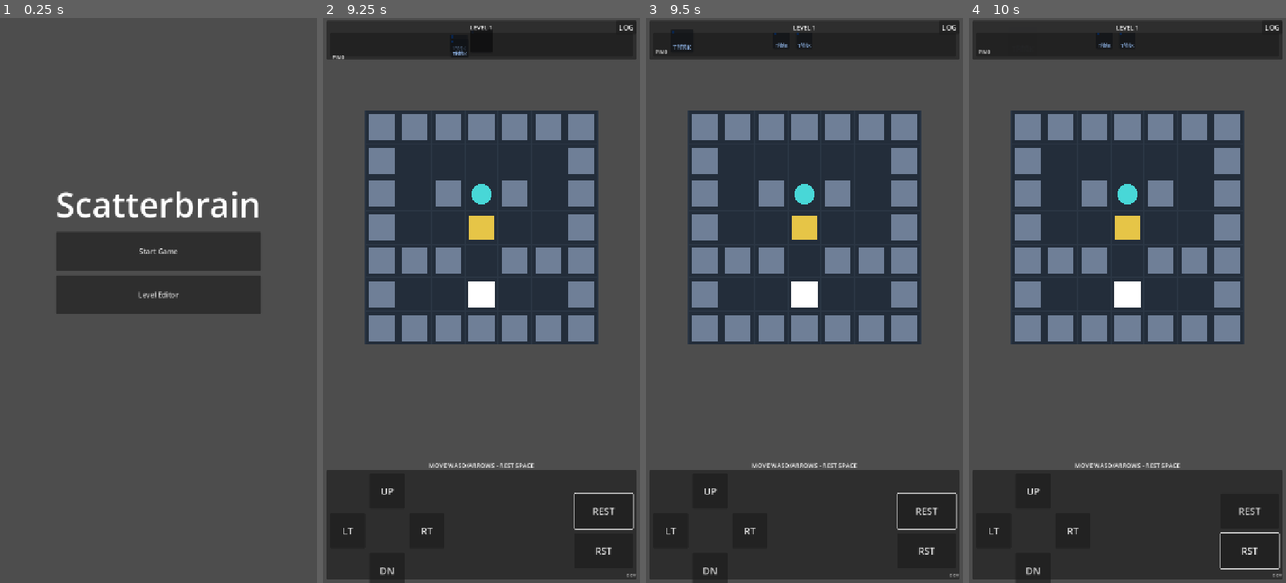
Above: before the commit, frames 1-4 (left to right).
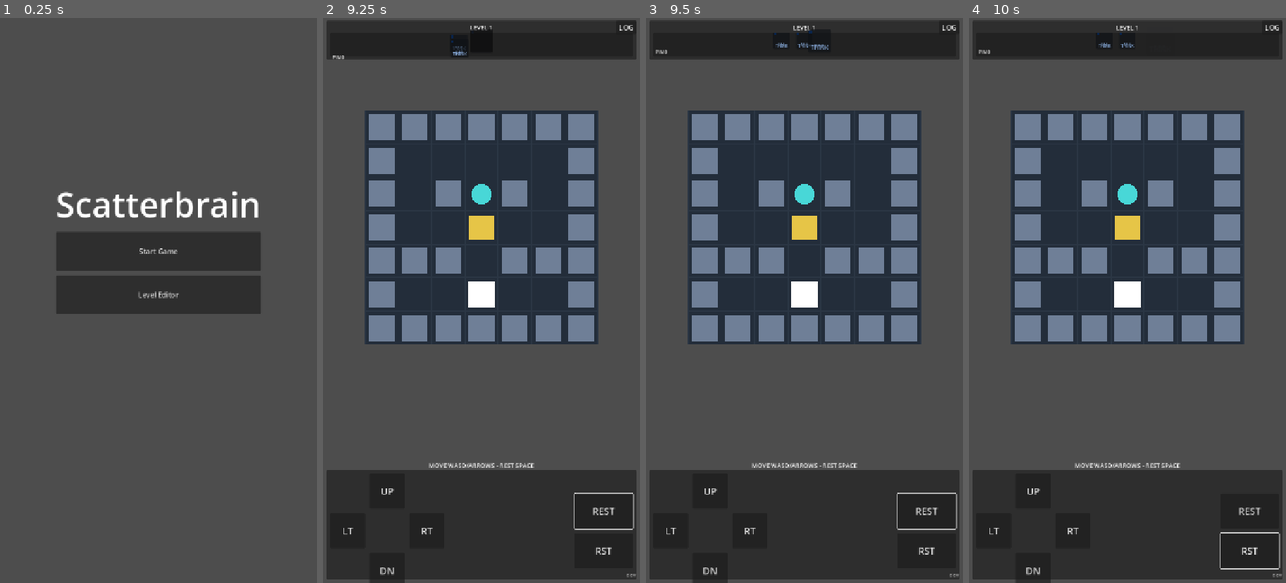
Above: after the commit, the same moments.

Repository: hszqf/Scatterbrain
Game: Godot game, scene res://scenes/app/App.tscn
Same seed, same stepped clock (60 frames per second), same inputs: the game is played once before the commit and once after it.
Inputs (mouse positions are in pixels of both pictures, inside the frame that each line leads up to):
- Up to frame 1 (0.25 s): no input
- Up to frame 2 (9.25 s): click "Start Game" at 0.5 s; click "UP" at 1.25 s; click "LT" at 2 s; click "RT" at 2.75 s; click "DN" at 3.5 s; click "REST" at 4.25 s; click "RST" at 5 s; click "LOG" at 5.75 s; tap Enter at 6.5 s; move the mouse to (465, 413) at 6.52 s; hold Up (move_up) 6.53-7.25 s; tap Space (empty_change) at 6.6, 8.1 s; click (465, 413) at 6.67 s; tap R (restart_level) at 7.25, 8.75 s; drag from (576, 385) to (465, 413) at 7.27 s; move the mouse to (386, 215) at 8.02 s; hold Left (move_left) 8.03-8.75 s; drag from (497, 300) to (386, 215) at 8.77 s
- Up to frame 3 (9.5 s): no input
- Up to frame 4 (10 s): move the mouse to (1079, 159) at 9.52 s; hold Down (move_down) from 9.53 s (still down); tap Space (empty_change) at 9.6 s

Frames 1-2 are identical in both runs. In frame 3, 0.1% of the frame differs, in the area x 8-58%, y 2-6%; in frame 4, less than 0.1%.

Commit message:
fix(memory_queue_view): stabilize before-state queue geometry reads
原始需求（中文）：\nScatterbrain：现在‘进入空记忆格’方向有所改善，但‘挤出’仍然明显不对。问题已经定位：incoming 使用的是布局稳定后的右侧队列坐标，而 old-memory overlay 的 capture/shift/evict 仍然在使用 render_queue 后尚未稳定的旧坐标，所以新记忆和旧记忆不在同一套空间里。\n\n本次改动：\n- 在 play_queue_transition/play_queue_update 的 render_queue(before) 后先 await process_frame，再 capture stable anchors。\n- before-state 几何读取统一放到稳定点之后。\n- _animate_push_right_then_evict 不再主动触发稳定捕获，只消费稳定锚点/预存几何。\n- 增加 queue_layout_stabilized、stable_slot0_before、stable_slot0_after 诊断日志。

Diff:
--- a/scripts/game/memory_queue_view.gd
+++ b/scripts/game/memory_queue_view.gd
@@ -71,6 +71,10 @@
 	_last_animation_plan_lines = []
 	_clear_geometry_points_buffer()
 	render_queue(previous_entries, capacity, obsession_capacity)
+	await get_tree().process_frame
+	_capture_stable_queue_anchors()
+	_append_geo_raw_line("queue_transition", "queue_layout_stabilized=true")
+	_append_geo_line("queue_transition", "stable_slot0_before", _point_pair(_stable_slot0_top_left, _stable_slot0_center))
 	var appended_changes: Array[ChangeRecord] = _compute_appended_changes(previous_entries, new_entries, evicted_changes.size())
 	var has_pending_incoming_overlay: bool = _pending_incoming_overlay != null and is_instance_valid(_pending_incoming_overlay)
 	var animated_appended_changes: Array[ChangeRecord] = appended_changes.duplicate()
@@ -104,6 +108,9 @@
 	elif animation_mode == "incoming_plus_shift" or animation_mode == "append_only":
 		_last_animation_trace.append("queue:append")
 	render_queue(new_entries, capacity, obsession_capacity)
+	await get_tree().process_frame
+	_capture_stable_queue_anchors()
+	_append_geo_line("queue_transition", "stable_slot0_after", _point_pair(_stable_slot0_top_left, _stable_slot0_center))
 	_last_animation_trace.append("queue:settle")
 	await animate_queue_settle()
 
@@ -198,6 +205,10 @@
 	_last_animation_plan_lines = []
 	_clear_geometry_points_buffer()
 	render_queue(before_entries, capacity, obsession_capacity)
+	await get_tree().process_frame
+	_capture_stable_queue_anchors()
+	_append_geo_raw_line("queue_update", "queue_layout_stabilized=true")
+	_append_geo_line("queue_update", "stable_slot0_before", _point_pair(_stable_slot0_top_left, _stable_slot0_center))
 	var appended: Array[ChangeRecord] = appended_changes.duplicate()
 	if appended.is_empty():
 		appended = _compute_appended_changes(before_entries, after_entries, evicted_changes.size())
@@ -238,6 +249,9 @@
 		"queue_update"
 	)
 	render_queue(after_entries, capacity, obsession_capacity)
+	await get_tree().process_frame
+	_capture_stable_queue_anchors()
+	_append_geo_line("queue_update", "stable_slot0_after", _point_pair(_stable_slot0_top_left, _stable_slot0_center))
 	_last_animation_trace.append("queue:settle")
 	await animate_queue_settle()
 
@@ -764,7 +778,6 @@
 	var stable_slot0_geo: Dictionary = _pending_incoming_geometry_points.get("stable_slot0", {})
 	var stable_handoff_geo: Dictionary = _pending_incoming_geometry_points.get("stable_handoff", {})
 	if stable_slot0_geo.is_empty() or stable_handoff_geo.is_empty():
-		_capture_stable_queue_anchors()
 		stable_slot0_geo = _point_pair(_stable_slot0_top_left, _stable_slot0_center)
 		stable_handoff_geo = _point_pair(_stable_handoff_top_left, _stable_handoff_center)
 	var handoff_center: Vector2 = stable_handoff_geo.get("center", Vector2.INF)
